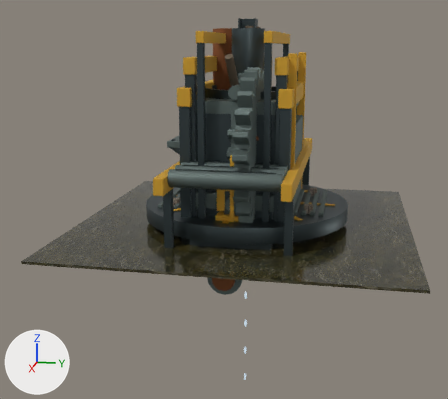
The glTF model src/view3d/assets/factory_props.glb as it was, and as the next commit left it.
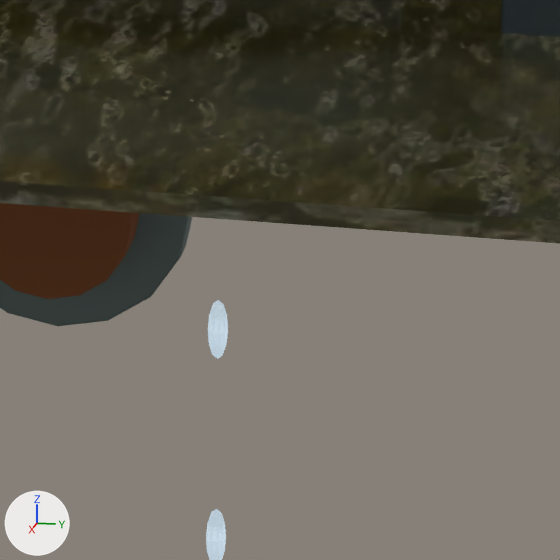
Each version is shown whole from a camera (50 mm lens) standing at (7.49, 1.21, 2.18) and looking at (0.02, -0.29, 0.31), then close up on the part from 48% to 65% of the width and 63% to 82% of the height. Arrows for +X, +Y and +Z are at lower left; the lights stay in place. The first two pictures are the older version. Where no turn or scale is listed for an object, it has been applied to the vertices.

Names of what the first close-up shows: 'p_fac_conveyor.001', 'p_fac_leak:2', 'p_fac_leak:3', 'p_fac_pipe', 'p_fac_water'.
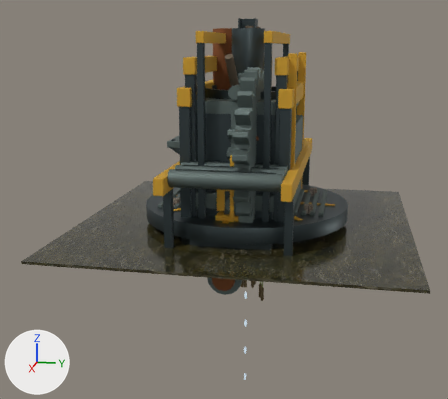
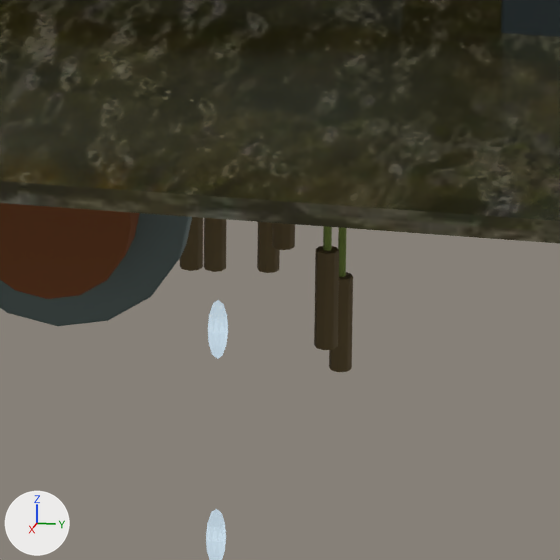
Location of each change, [x1, y1, x2, y2] in pixels of the close-ups (560 x 560 px):
'p_fac_reeds_hang', added
    after: [180, 217, 353, 372]
    faces in mat_reedtip (brown #5d4d2c): [180, 217, 353, 372]
    faces in mat_reed (green #6c7e35): [323, 226, 346, 277]

Diff of the bpy script that builds the scene:
```diff
--- a/src/view3d/assets/factory_props.glb.py
+++ b/src/view3d/assets/factory_props.glb.py
@@ me_p_fac_reeds_hang @@
+me_p_fac_reeds_hang.from_pydata(...)  # 3276 vertices, 6396 faces; spans x -0.366..0.366, y -0.304..0.304, z -0.515..0.515
+# faces by material slot: [2860, 3536]
+me_p_fac_reeds_hang.materials.append(mat_reedtip)  # brown #5d4d2c
+me_p_fac_reeds_hang.materials.append(mat_reed)  # green #6c7e35
@@ ob_p_fac_reeds_hang @@
+ob_p_fac_reeds_hang = bpy.data.objects.new('p_fac_reeds_hang', me_p_fac_reeds_hang)
+ob_p_fac_reeds_hang.location = (0.0, 0.0, -0.515)
```
